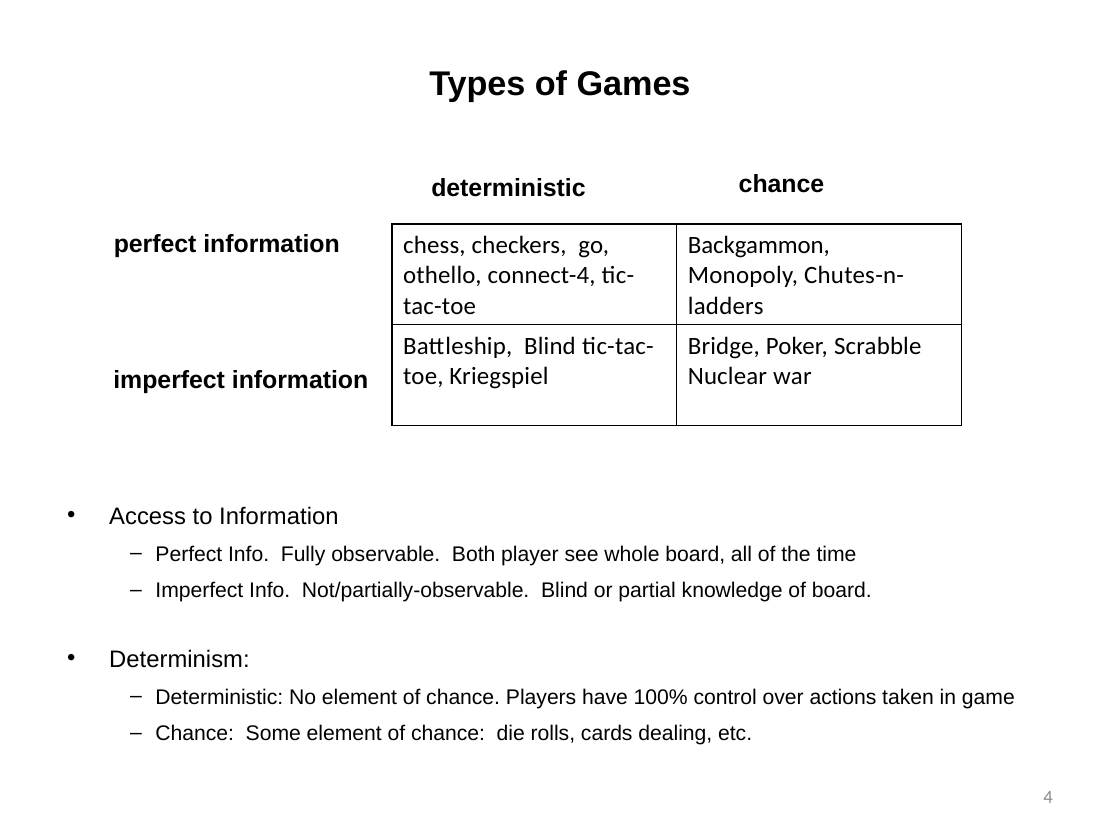
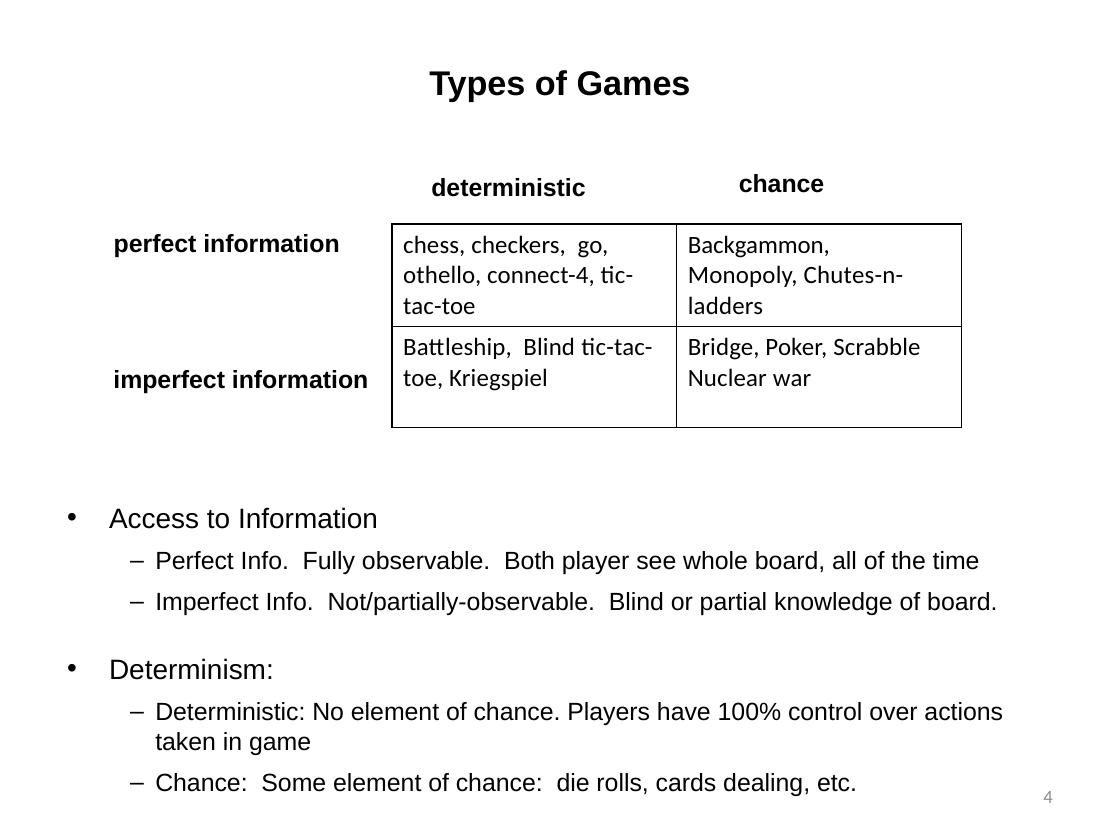
Before and after one commit to tdhock/cs470-570-spring-2023, a slide deck: slide 4 of slides/chapter5.pptx. Drawn at 1120x840 pixels with LibreOffice and Linux fonts; fonts in the diff are those of the drawing. Boxes give left, top, right and bottom in pixels: in the first picture for what was removed or moved away, otherwise in the second. Text is boxed around its words. In the diff, an @@ line names an element or a change of style, - is before the commit and + after.

```diff
--- a/slides/chapter5.pptx
+++ b/slides/chapter5.pptx
@@ table at (392,224,961,395) @@
@@ borders changed @@
@@ text "Access to Information" at (109,507,1003,796): size 15.3 to 18 pt in "Access to Information", "Determinism:"; size 13.6 to 16 pt in "Perfect Info. Fully observable. Both player see ...", "Imperfect Info. Not/partially-observable. Blind or partial k ...", "Deterministic: No element of chance. Players have ...", "Chance: Some element of chance: die rolls, ..." @@
@@ page number at (1043,791,1052,803): text colour #8C8C8C to #8B8B8B, letter spacing 0.2 to 0.1 pt @@
```
Also in this commit, not shown: 27 other slides changed, 1 other file.
